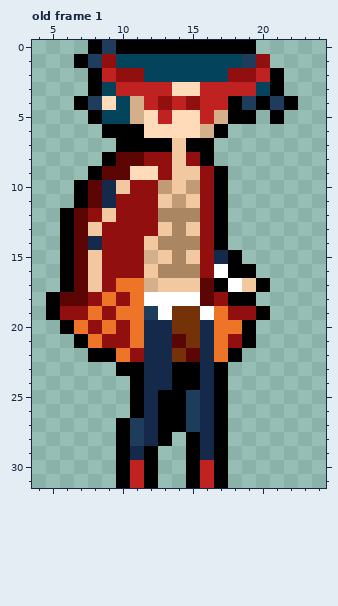
Edited in one commit: pixel-art file (assets/art/SpriteCharacters/Kamina Shades Sprite.aseprite). This is how it looked before the edit.
32x32 pixels, 1 frame. Shown: old frame 1: x 4..24, y 0..31. The commit also changed other frames, which this record leaves out.
After:
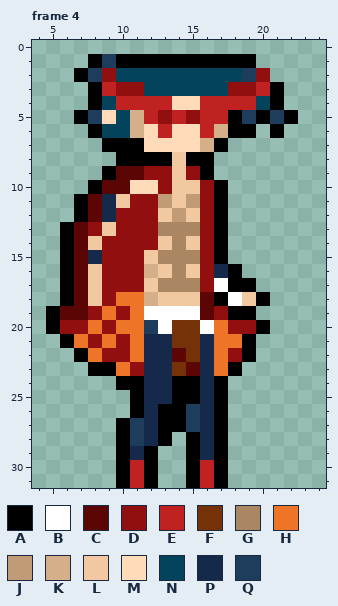
Palette (. is transparent): A #000000  B #ffffff  C #5c0505  D #920f0f  E #c02121  F #753107  G #ab8662  H #ee7528  J #c09b76  K #d5af89  L #f2c8a0  M #ffdbb9  N #04435c  P #152a4b  Q #1e3d5c
A new or re-ordered frame is compared with the old frame closest to it.
Diff:
frames 1 -> 4
Changed rows in their new state; - is an unchanged pixel.
Frame 4 is new; against old frame 1, layers "Glasses", "Layer 1":
first column x 5:
 0 ---............---
 1 --.AQAAAAAAAAAA.--
 2 --AQDNN------NQD.-
 3 ----EDDNNNNNNDDE--
 4 --.ANEE-EMM--EENA.
 5 --AQM--EDED-E-QAQA
 6 ---ANNK-E--EKAA-A-
 7 ----A--MMMMKA-----
 8 ----.AAAA-A-------
 9 ---.A-CD--DA.-----
10 --.ACCMMD-L-------
11 -----L--JLJ-------
12 -.ACP---LJL-------
13 ---DL---G-G-------
14 ---L---DL-L-------
15 ---P---LG-G-A.----
16 -------KL-L-P-.---
17 -----DDLGGGDBAA.--
18 .A-LDH-KLLL-ABLA--
19 -CCDHD-B-BBCDAA.--
20 ADDHDH-QB--B-DDA--
21 -AHDH----F---H----
22 --AHDDH--CF--DA---
23 ---AAHD--FC-HA----
24 -----A------------
25 --------P-A-------
